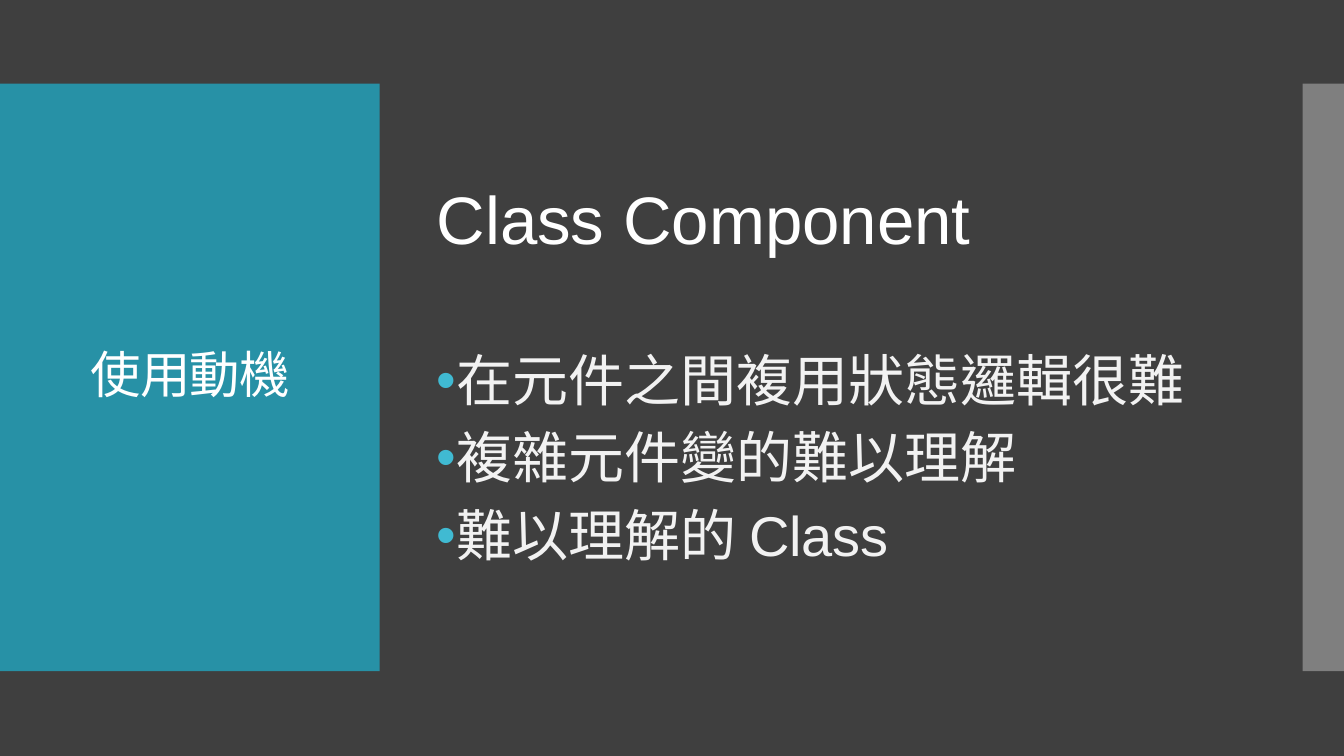
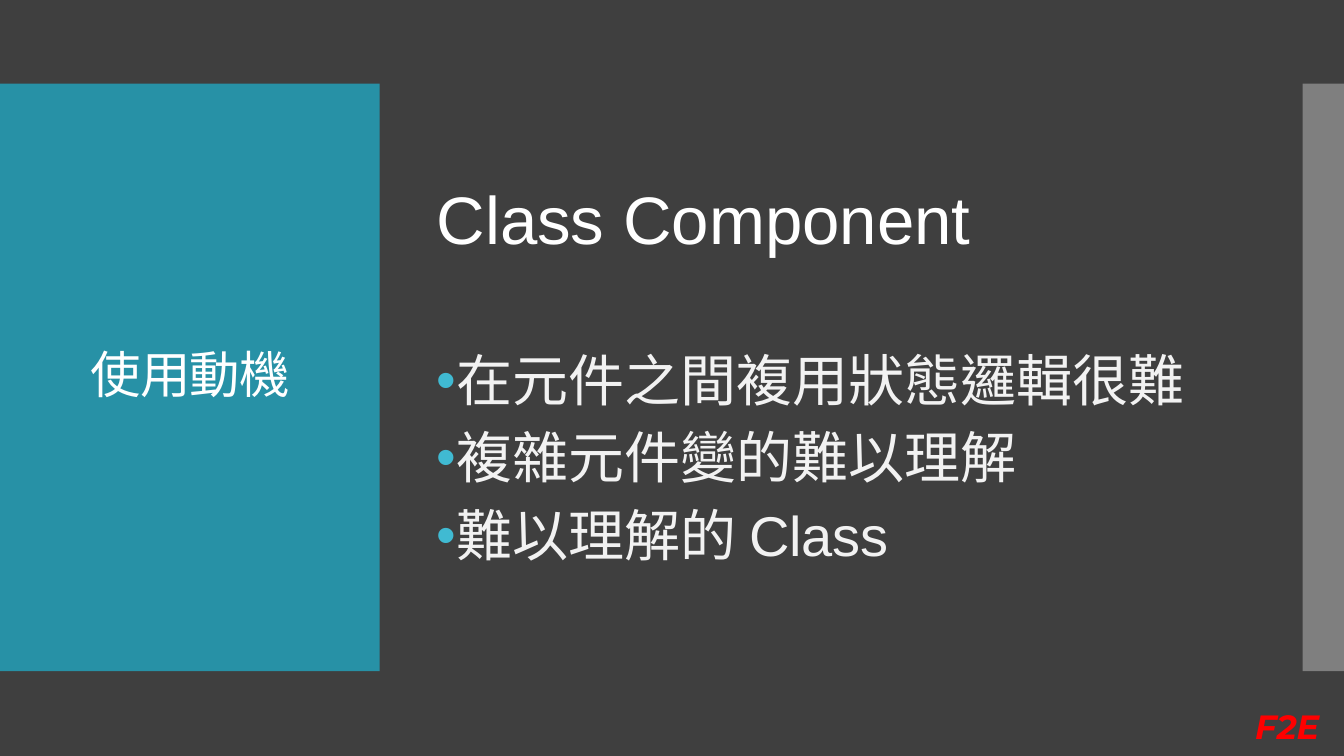
Before and after one commit to Kader-coder/React-Hooks, a slide deck: slide 7 of PPT/React Hooks &.pptx. Drawn at 1344x756 pixels with LibreOffice and Linux fonts; fonts in the diff are those of the drawing. Boxes give left, top, right and bottom in pixels: in the first picture for what was removed or moved away, otherwise in the second. Text is boxed around its words. In the diff, an @@ line names an element or a change of style, - is before the commit and + after.

```diff
--- a/PPT/React Hooks &.pptx
+++ b/PPT/React Hooks &.pptx
@@ text added at [1255,715,1319,739], 24 pt, text #FF0000, bold, italic @@
+F2E
```
Also in this commit, not shown: 13 other slides changed, 9 slides added, 4 slides removed, 3 other files.
